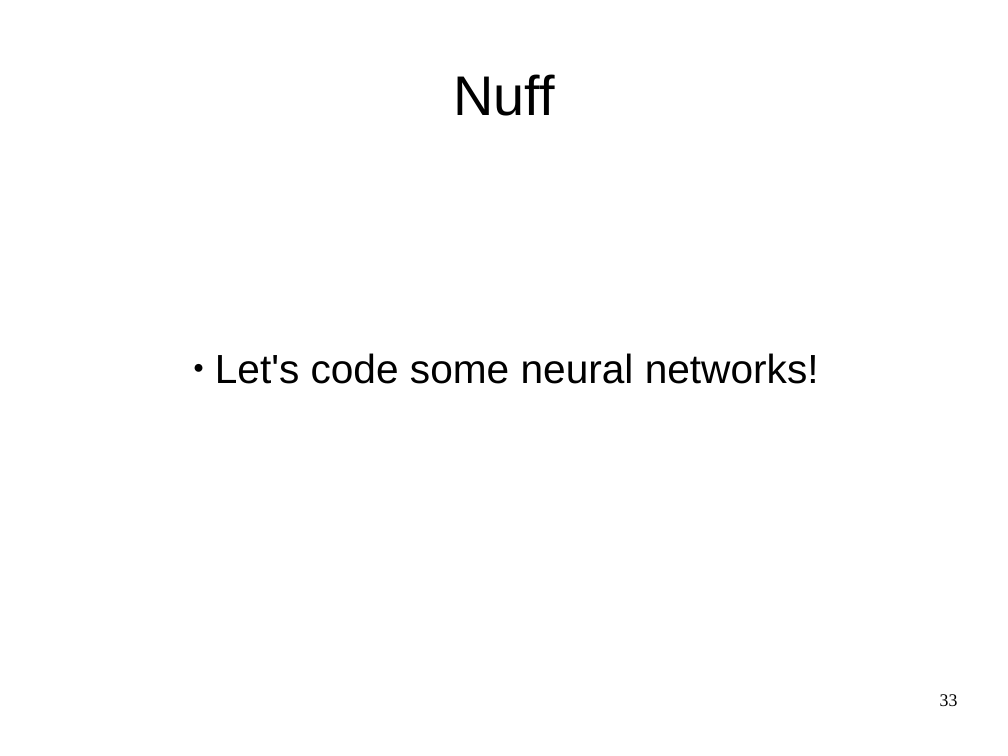
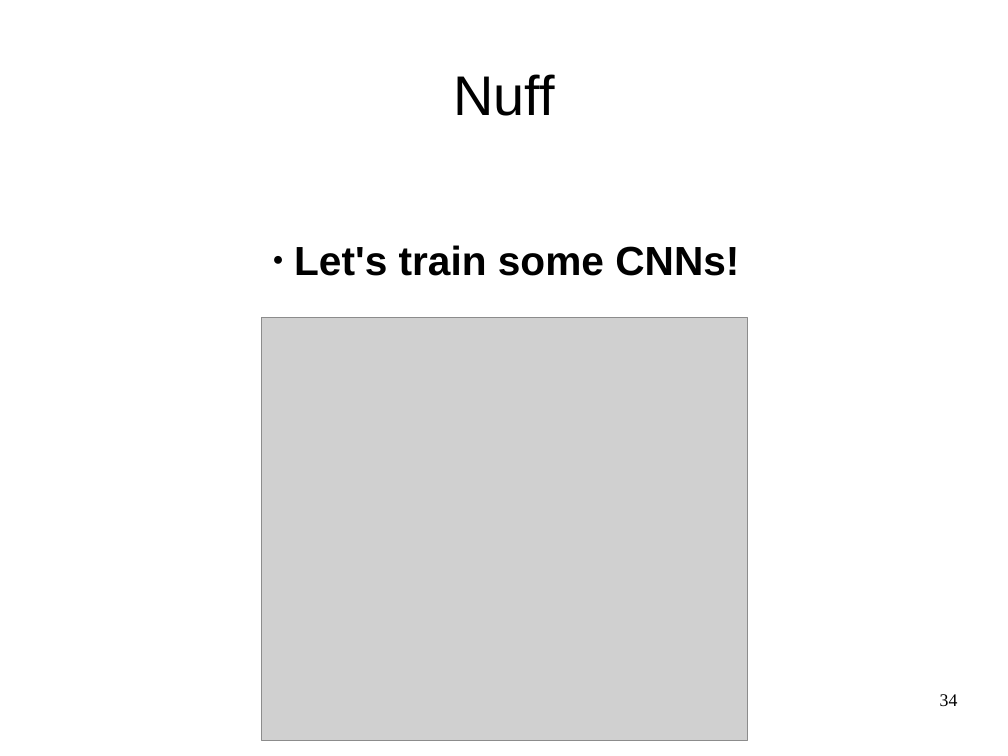
Before and after one commit to yandexdataschool/Practical_DL, a slide deck: slide 34 of week2/lecture2.odp (slide 33 before the commit). Drawn at 1008x756 pixels with LibreOffice and Linux fonts; fonts in the diff are those of the drawing; grey boxes stand for pictures. Boxes give left, top, right and bottom in pixels: in the first picture for what was removed or moved away, otherwise in the second. Text is boxed around its words. In the diff, an @@ line names an element or a change of style, - is before the commit and + after.

Commit message:
update first 4 lectures (typos, better images, formulae consistency)

```diff
--- a/week2/lecture2.odp
+++ b/week2/lecture2.odp
@@ text at bbox=[294, 245, 739, 276]: text changed; bold on @@
-● Let's code some neural networks!
+● Let's train some CNNs!
@@ picture added at bbox=[262, 317, 747, 741] @@
@@ page number at bbox=[940, 694, 958, 706]: text changed @@
-33
+34
```
Also in this commit, not shown: 2 other slides changed, 1 slide added, 10 other files.
